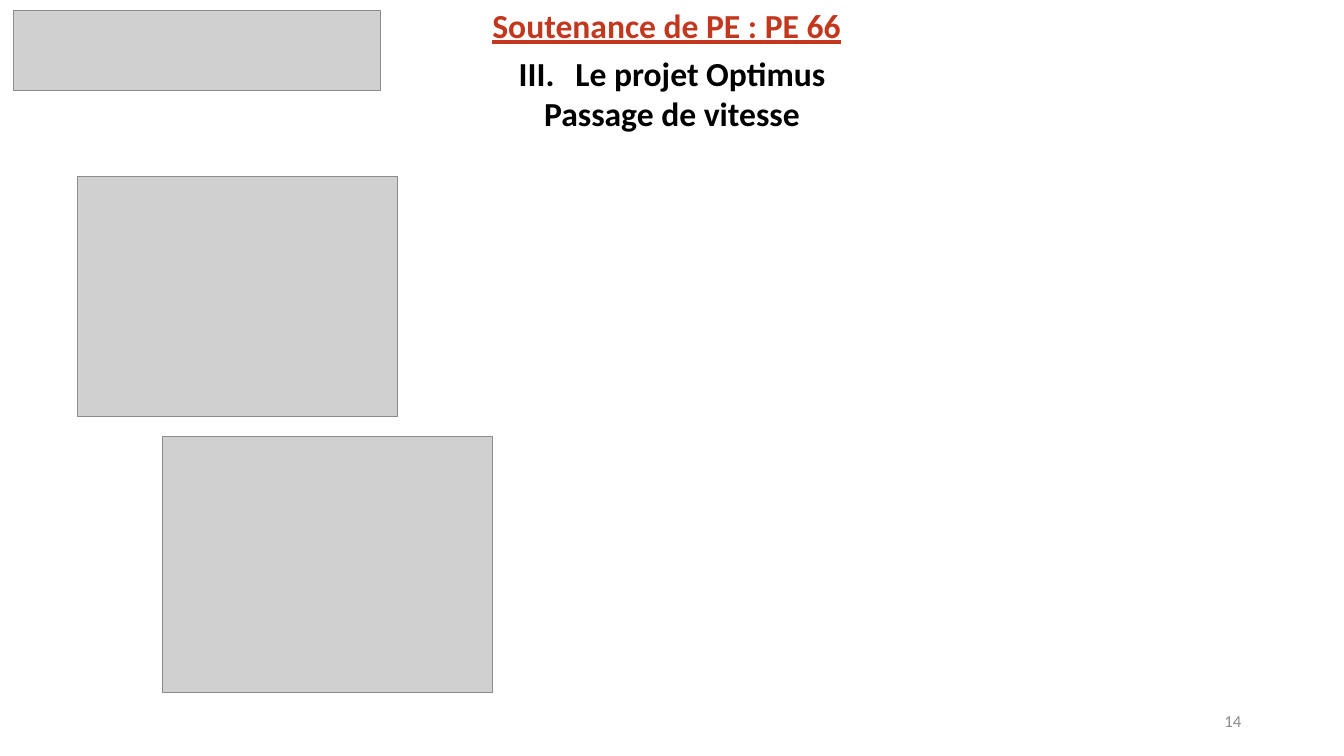
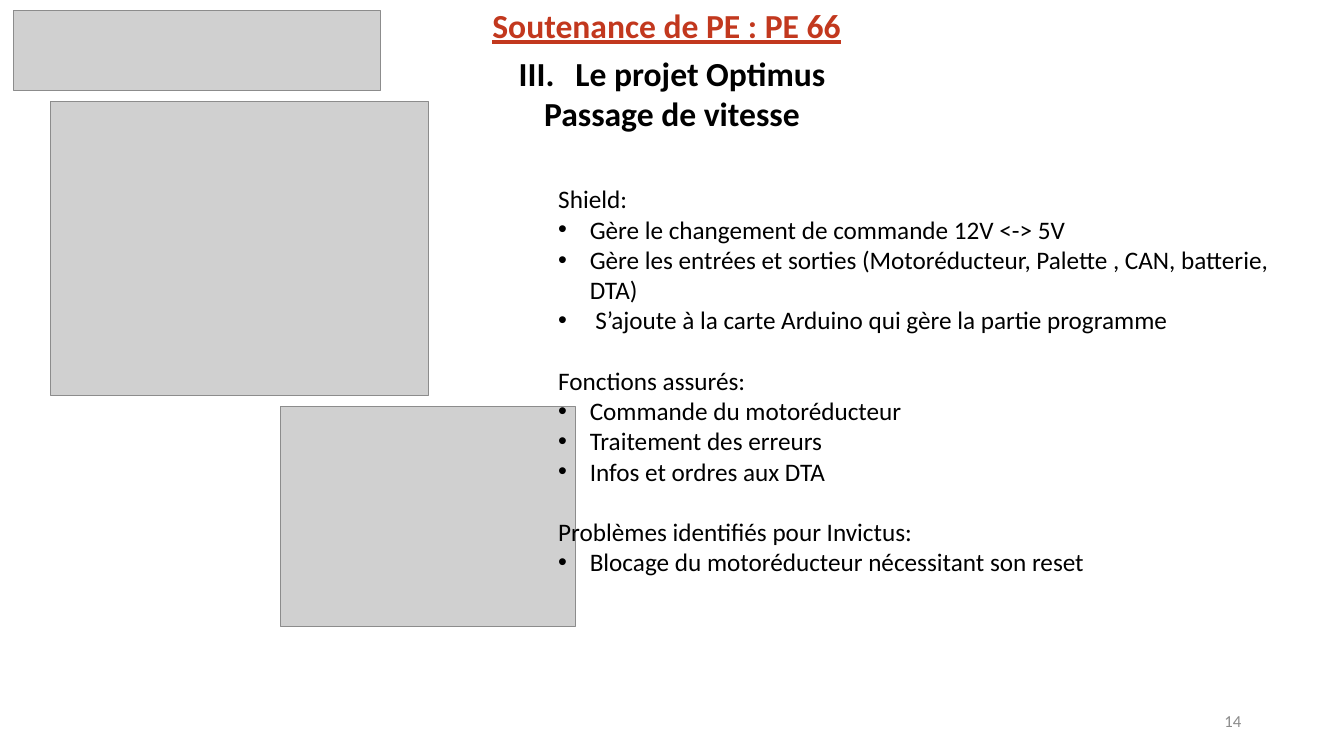
Before and after one commit to EOSCogniton/STUF-2020, a slide deck: slide 14 of AB_TOPs/ZZ_Soutenance_PE/S2_SEISM/Diapo/Diaporama_PE_PE66_Juin2019_V2.5.pptx. Drawn at 1344x756 pixels with LibreOffice and Linux fonts; fonts in the diff are those of the drawing; grey boxes stand for pictures; background and template pictures are left out. Boxes give left, top, right and bottom in pixels: in the first picture for what was removed or moved away, otherwise in the second. Text is boxed around its words. In the diff, an @@ line names an element or a change of style, - is before the commit and + after.

```diff
--- a/AB_TOPs/ZZ_Soutenance_PE/S2_SEISM/Diapo/Diaporama_PE_PE66_Juin2019_V2.5.pptx
+++ b/AB_TOPs/ZZ_Soutenance_PE/S2_SEISM/Diapo/Diaporama_PE_PE66_Juin2019_V2.5.pptx
@@ picture: place and size @@
-picture at [162, 437, 493, 693]
+picture at [50, 102, 429, 395]
@@ picture removed at [78, 176, 398, 417] @@
@@ text added at [558, 190, 1268, 576], 18 pt, text #000000 @@
+Shield:
+• Gère le changement de commande 12V <-> 5V
+• Gère les entrées et sorties (Motoréducteur, Palette , CAN, batterie, DTA)
+• S’ajoute à la carte Arduino qui gère la partie programme
+Fonctions assurés:
+• Commande du motoréducteur
+• Traitement des erreurs
+• Infos et ordres aux DTA
+Problèmes identifiés pour Invictus:
+• Blocage du motoréducteur nécessitant son reset
@@ picture added at [281, 406, 576, 627] @@
```
Also in this commit, not shown: 3 other slides changed, 1 slide added.
